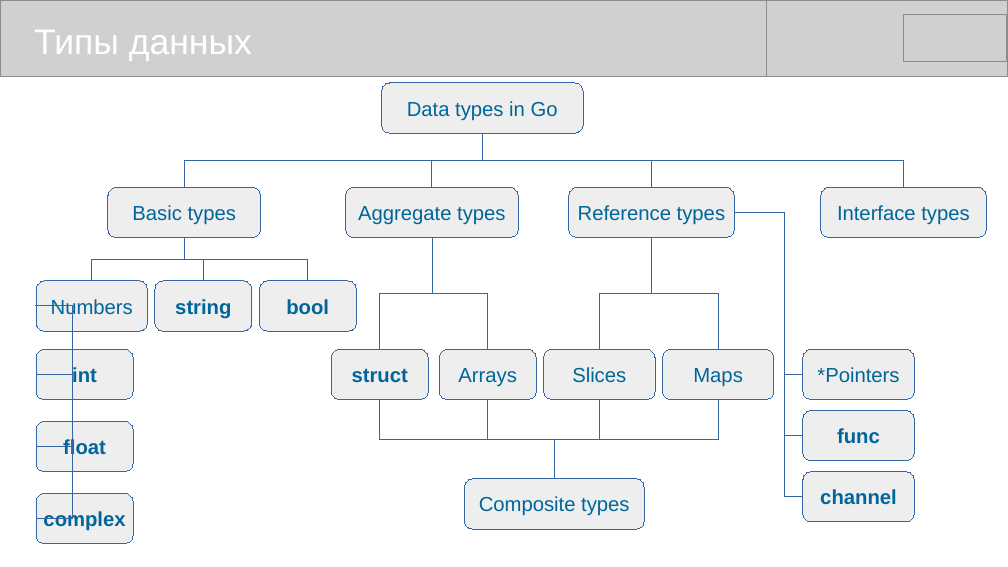
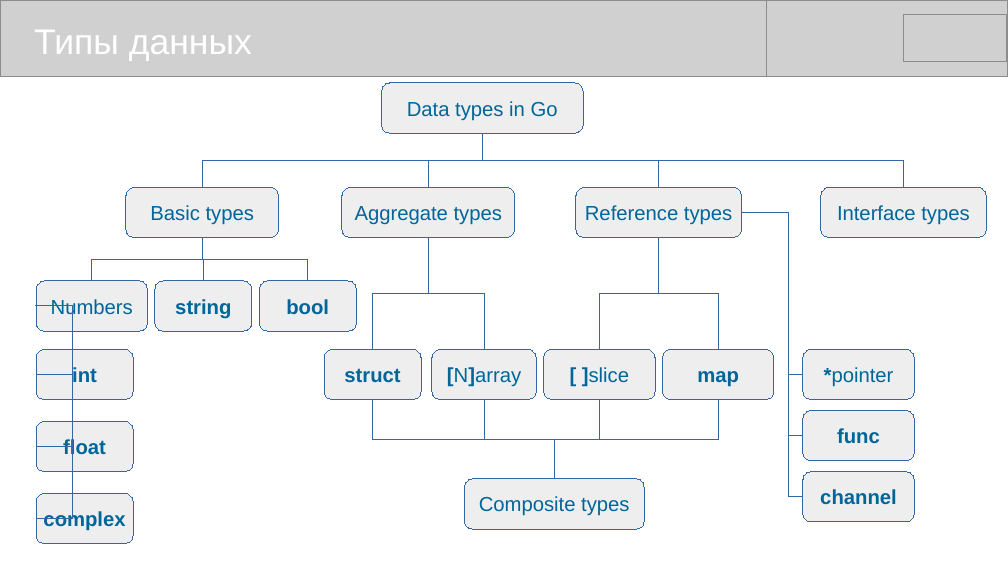
Before and after one commit to mike-shock/Go_language, a slide deck: slide 12 of Go_Intro.odp. Drawn at 1008x567 pixels with LibreOffice and Linux fonts; fonts in the diff are those of the drawing; grey boxes stand for pictures. Boxes give left, top, right and bottom in pixels: in the first picture for what was removed or moved away, otherwise in the second. Text is boxed around its words. In the diff, an @@ line names an element or a change of style, - is before the commit and + after.

```diff
--- a/Go_Intro.odp
+++ b/Go_Intro.odp
@@ elbow line moved from (483, 134) - (185, 188) to (483, 134) - (202, 188) @@
@@ elbow line (483, 134) - (429, 188): route changed @@
@@ elbow line moved from (483, 134) - (652, 188) to (483, 134) - (659, 188) @@
@@ rounded rectangle "Basic types": place and size @@
-rounded rectangle "Basic types" at <box>108,188,261,238</box>
+rounded rectangle "Basic types" at <box>126,188,279,238</box>
@@ rounded rectangle "Reference types": place and size @@
-rounded rectangle "Reference types" at <box>569,188,735,238</box>
+rounded rectangle "Reference types" at <box>576,188,742,238</box>
@@ elbow line moved from (185, 238) - (91, 281) to (202, 238) - (91, 281) @@
@@ elbow line moved from (185, 238) - (308, 281) to (202, 238) - (308, 281) @@
@@ elbow line moved from (185, 238) - (203, 281) to (202, 238) - (203, 281) @@
@@ elbow line moved from (432, 238) - (380, 349) to (429, 238) - (372, 349) @@
@@ 2 rounded rectangles, 1 elbow line: place and size @@
-2 rounded rectangles, 1 elbow line at <box>331,188,519,400</box>
+2 rounded rectangles, 1 elbow line at <box>324,188,515,400</box>
@@ elbow line moved from (652, 238) - (599, 349) to (659, 238) - (599, 349) @@
@@ elbow line moved from (652, 238) - (718, 349) to (659, 238) - (718, 349) @@
@@ elbow line moved from (735, 212) - (803, 497) to (742, 212) - (803, 497) @@
@@ elbow line moved from (735, 212) - (803, 435) to (742, 212) - (803, 435) @@
@@ elbow line moved from (735, 212) - (803, 374) to (742, 212) - (803, 374) @@
@@ rounded rectangle "[N]array": place and size @@
-rounded rectangle "[N]array" at <box>439,349,536,400</box>
+rounded rectangle "[N]array" at <box>432,349,536,400</box>
@@ text in rounded rectangle at <box>447,367,521,387</box>: text changed @@
-Arrays
+[N]array
@@ text in rounded rectangle at <box>582,367,629,387</box>: text changed @@
-Slices
+[ ]slice
@@ text in rounded rectangle at <box>697,371,739,387</box>: text changed; bold on @@
-Maps
+map
@@ text in rounded rectangle at <box>824,367,894,387</box>: text changed @@
-*Pointers
+*pointer
@@ elbow line moved from (554, 479) - (380, 400) to (554, 479) - (372, 400) @@
@@ elbow line (554, 479) - (485, 400): route changed @@
```
Also in this commit, not shown: 13 other slides changed, 8 slides added.
